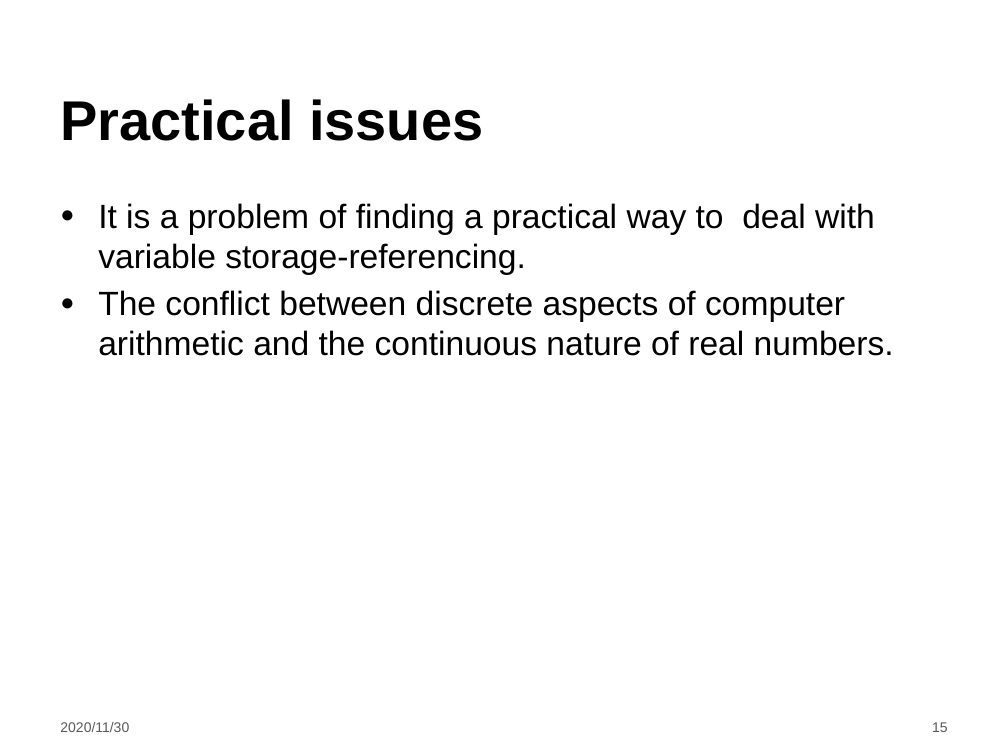
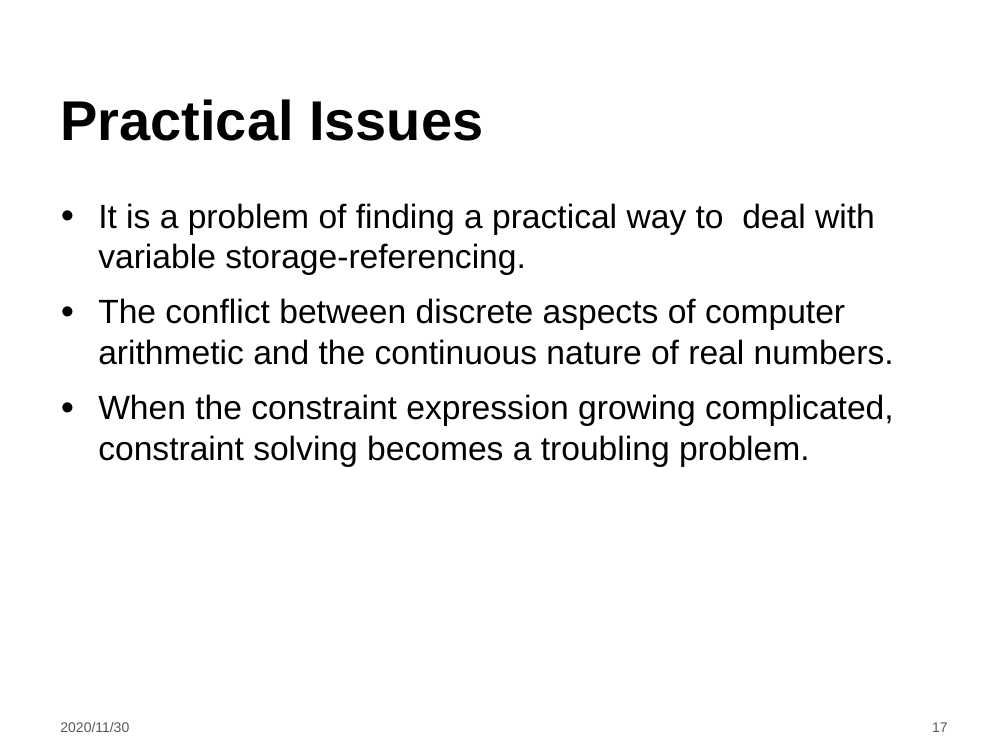
Before and after one commit to LintianShi/Research-Proposal, a slide deck: slide 17 of Symbolic_execution.pptx (slide 15 before the commit). Drawn at 1008x756 pixels with LibreOffice and Linux fonts; fonts in the diff are those of the drawing; background and template pictures are left out. Boxes give left, top, right and bottom in pixels: in the first picture for what was removed or moved away, otherwise in the second. Text is boxed around its words. In the diff, an @@ line names an element or a change of style, - is before the commit and + after.

```diff
--- a/Symbolic_execution.pptx
+++ b/Symbolic_execution.pptx
@@ title at [60, 99, 483, 141]: text changed @@
-Practical issues
+Practical Issues
@@ text at [98, 203, 894, 365]: more space between paragraphs @@
@@ text at [98, 394, 894, 467]: paragraph added @@
+● When the constraint expression growing complicated, constraint solving becomes a troubling problem.
@@ page number at [932, 722, 948, 732]: text changed @@
-15
+17
```
Also in this commit, not shown: 11 other slides changed, 5 slides added, 4 slides removed.
